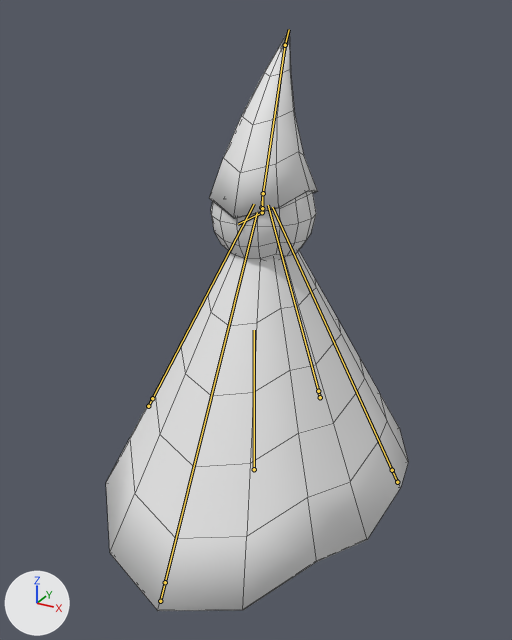
A saved change to the FBX model Assets/Meshes/Enemies/Enemy_Ghostly.fbx.
Before and after are seen from a 50 mm camera at (1.066, -1.988, 1.725) aimed at (0.003, -0.055, 0.759). Every picture has the same lights, and +X, +Y and +Z are marked at lower left. The bones that change are drawn over the model as lines. Mesh edges are drawn as thin lines.

The first picture shows 'Enemy_Ghostly'.
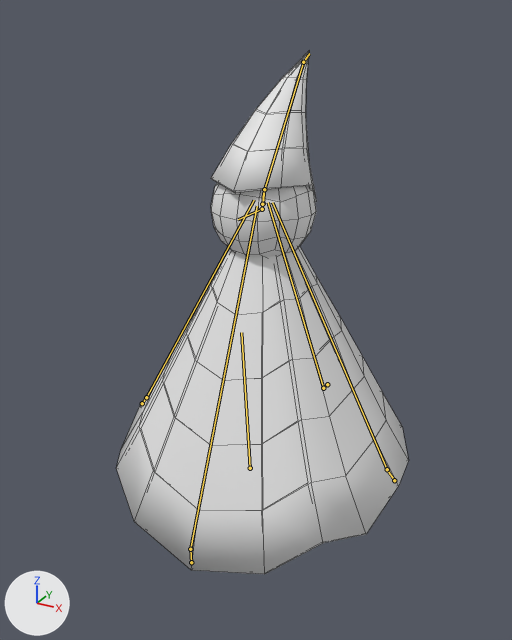
The newer file adds an action. The first version stands in its rest pose; the second is drawn at frame 4 of the action 'Ghostly_Movement.001'.

Pixel boxes (x1, y1, x2, y2) of what changed, in the pictures (512 x 640 px):
'Enemy_Ghostly', posed (10% shorter): before (106, 30, 408, 611); after (116, 51, 409, 574)
bone 'CTR_Head', root to tip: before (262, 212) to (238, 224); after (262, 209) to (238, 219)
bone 'CTR_CapeBase', root to tip: before (254, 469) to (254, 330); after (250, 468) to (241, 332)
bone 'CTR_CapeFrontBase', root to tip: before (160, 601) to (165, 582); after (191, 562) to (190, 549)
bone 'DEF_CapeFront', root to tip: before (165, 582) to (257, 212); after (190, 549) to (257, 206)
bone 'CTR_CapeBackBase', root to tip: before (320, 397) to (318, 391); after (327, 384) to (323, 388)
bone 'DEF_CapeBack', root to tip: before (318, 391) to (268, 205); after (323, 388) to (268, 202)
bone 'CTR_CapeLeftBase', root to tip: before (397, 482) to (392, 470); after (394, 480) to (387, 469)
bone 'DEF_CapeLeft', root to tip: before (392, 470) to (272, 207); after (387, 469) to (272, 202)
bone 'CTR_CapeRightBase', root to tip: before (148, 406) to (152, 398); after (142, 403) to (146, 397)
bone 'DEF_CapeRight', root to tip: before (152, 398) to (254, 204); after (146, 397) to (254, 200)
bone 'CTR_HatBase', root to tip: before (261, 207) to (263, 193); after (263, 203) to (264, 189)
bone 'DEF_Hat', root to tip: before (263, 193) to (285, 45); after (264, 189) to (303, 62)
bone 'CTR_CapeTip', root to tip: before (262, 208) to (262, 197); after (262, 204) to (263, 192)
bone 'CTR_HatTip', root to tip: before (285, 45) to (289, 29); after (303, 62) to (309, 53)

The change in detail:
Bone 'CTR_Head' (bone_ctr_head) moves from (0.0, 0.0, 0.0) to (0.0, 0.0, -0.011).
Bone 'CTR_Head' (bone_ctr_head) turns from (0, 0, 0) to (-1, 0, 0) degrees about its own x, y and z.
Bone 'CTR_CapeBase' (bone_ctr_capebase) moves from (0.0, 0.0, 0.0) to (0.0, 0.026, 0.03).
Bone 'CTR_CapeBase' (bone_ctr_capebase) turns from (0, 0, 0) to (5, 0, 0) degrees about its own x, y and z.
Bone 'CTR_CapeFrontBase' (bone_ctr_capefrontbase) moves from (0.0, 0.0, 0.0) to (0.0, 0.118, -0.157).
Bone 'CTR_CapeFrontBase' (bone_ctr_capefrontbase) turns from (0, 0, 0) to (25, 0, 0) degrees about its own x, y and z.
Bone 'DEF_CapeFront' (bone_def_capefront) turns from (0, 0, 0) to (-24, 0, 0) degrees about its own x, y and z.
Bone 'DEF_CapeFront' (bone_def_capefront) is rescaled from (1.0, 1.0, 1.0) to (1.03, 0.95, 1.03).
Bone 'CTR_CapeBackBase' (bone_ctr_capebackbase) moves from (0.0, 0.0, 0.0) to (0.0, -0.109, -0.064).
Bone 'CTR_CapeBackBase' (bone_ctr_capebackbase) turns from (0, 0, 0) to (50, 0, 0) degrees about its own x, y and z.
Bone 'DEF_CapeBack' (bone_def_capeback) turns from (0, 0, 0) to (-53, 0, 0) degrees about its own x, y and z.
Bone 'DEF_CapeBack' (bone_def_capeback) is rescaled from (1.0, 1.0, 1.0) to (0.98, 1.04, 0.98).
Bone 'CTR_CapeLeftBase' (bone_ctr_capeleftbase) turns from (0, 0, 0) to (0, 0, 8) degrees about its own x, y and z.
Bone 'DEF_CapeLeft' (bone_def_capeleft) turns from (0, 0, 0) to (-7, -1, -8) degrees about its own x, y and z.
Bone 'DEF_CapeLeft' (bone_def_capeleft) is rescaled from (1.0, 1.0, 1.0) to (1.01, 0.99, 1.01).
Bone 'CTR_CapeRightBase' (bone_ctr_caperightbase) turns from (0, 0, 0) to (0, 0, -8) degrees about its own x, y and z.
Bone 'DEF_CapeRight' (bone_def_caperight) turns from (0, 0, 0) to (-7, 1, 8) degrees about its own x, y and z.
Bone 'DEF_CapeRight' (bone_def_caperight) is rescaled from (1.0, 1.0, 1.0) to (1.01, 0.99, 1.01).
Bone 'CTR_HatBase' (bone_ctr_hatbase) moves from (0.0, 0.0, 0.0) to (0.0, 0.013, -0.008).
Bone 'DEF_Hat' (bone_def_hat) turns from (0, 0, 0) to (-18, 0, 0) degrees about its own x, y and z.
Bone 'DEF_Hat' (bone_def_hat) is rescaled from (1.0, 1.0, 1.0) to (1.0, 0.99, 1.0).
Bone 'CTR_CapeTip' (bone_ctr_capetip) moves from (0.0, 0.0, 0.0) to (0.0, 0.014, 0.0).
Bone 'CTR_CapeTip' (bone_ctr_capetip) turns from (0, 0, 0) to (-10, 0, 0) degrees about its own x, y and z.
Bone 'CTR_HatTip' (bone_ctr_hattip) moves from (0.0, 0.0, 0.0) to (0.0, 0.016, -0.151).
Bone 'CTR_HatTip' (bone_ctr_hattip) turns from (0, 0, 0) to (-31, 0, 0) degrees about its own x, y and z.
